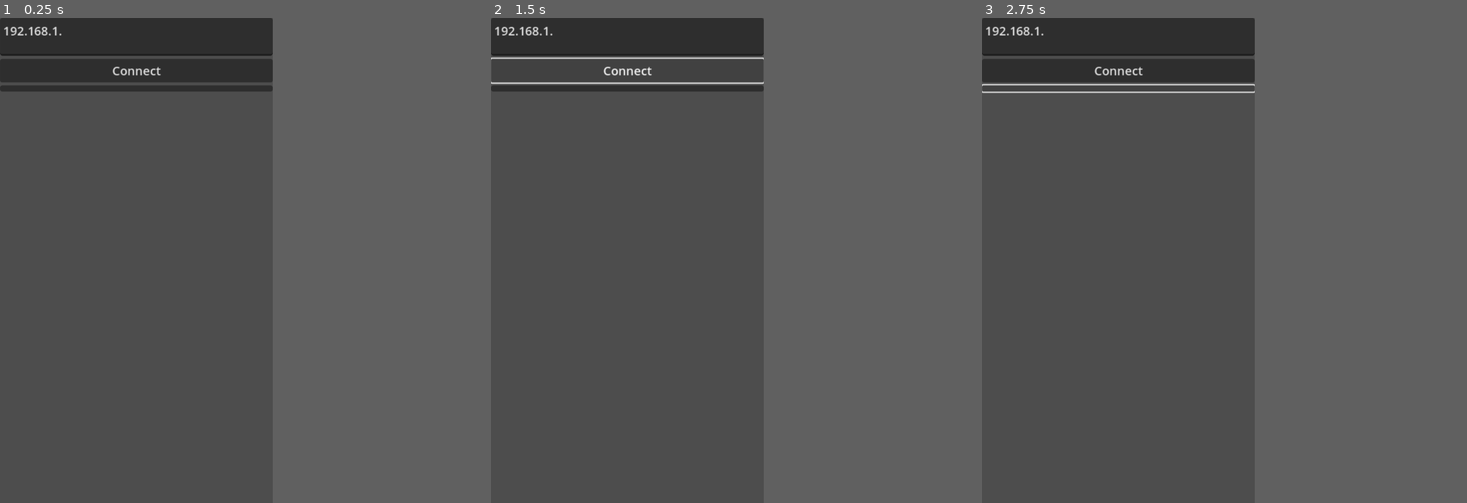
Above: before the commit, frames 1-3 (left to right).
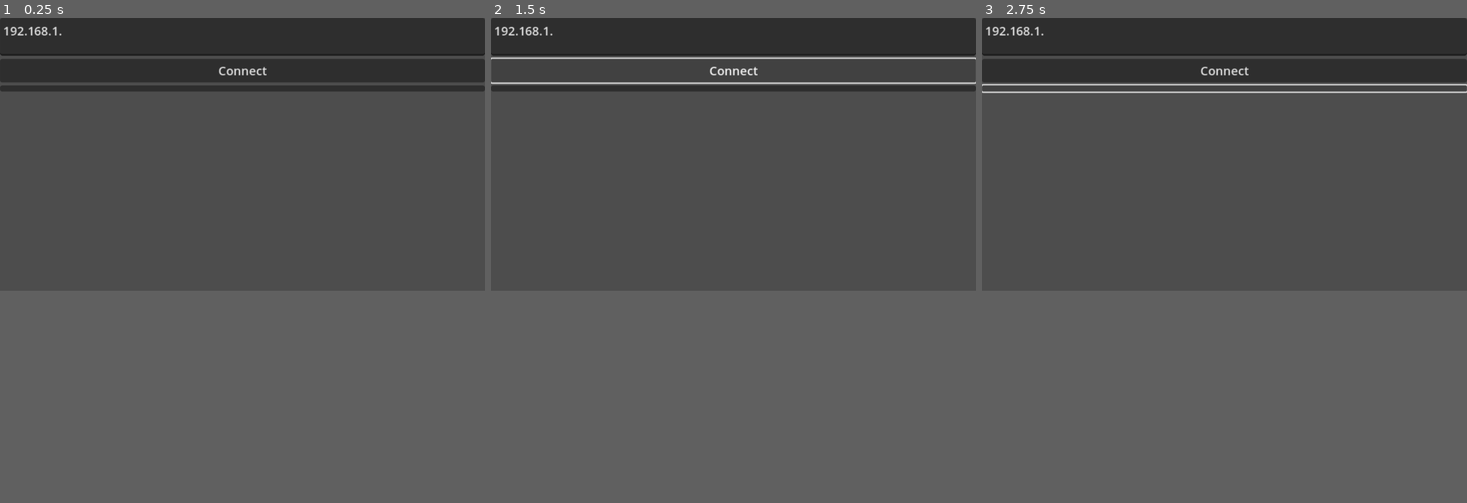
Above: after the commit, the same moments.

Repository: TheWrongUlraf/SummerGameJam2025
Game: Godot game, scene res://scenes/LobbyScreen.tscn
The game is run twice, just before and just after one commit, with the same random seed, the same clock (stepped at 60 frames per second) and the same inputs.
Inputs (mouse positions are in pixels of both pictures, inside the frame that each line leads up to; where the layout moved, square brackets give the same spot in the first picture):
- Up to frame 1 (0.25 s): no input
- Up to frame 2 (1.5 s): tap Enter at 0.5 s; move the mouse to (685, 236) at 0.52 s; click (685, 236) at 0.67 s; click "Connect" at 1.25 s
- Up to frame 3 (2.75 s): click (1117, 144) [1117, 90] at 2 s
In our replay, the window is 450x800 before the commit and 800x450 after it. These sizes can differ from the game's own. Grey fills any space a smaller window leaves; there, only what the larger window draws over its background counts as a difference.

The runs differ from the first frame. In frame 1, 6.1% of the frame differs, in the area x 23-100%, y 0-16%; in frame 2, 4.4%; in frame 3, 6.0%.

Commit message:
Now this is a story all about how My screen got flipped turned upside down

Diff:
--- a/project.godot
+++ b/project.godot
@@ -21,12 +21,11 @@
 
 [display]
 
-window/size/viewport_width=1080
-window/size/viewport_height=1920
+window/size/viewport_width=1920
+window/size/viewport_height=1080
 window/stretch/mode="canvas_items"
 window/stretch/aspect="keep_width"
 window/stretch/scale=3.0
-window/handheld/orientation=1
 
 [rendering]
 
